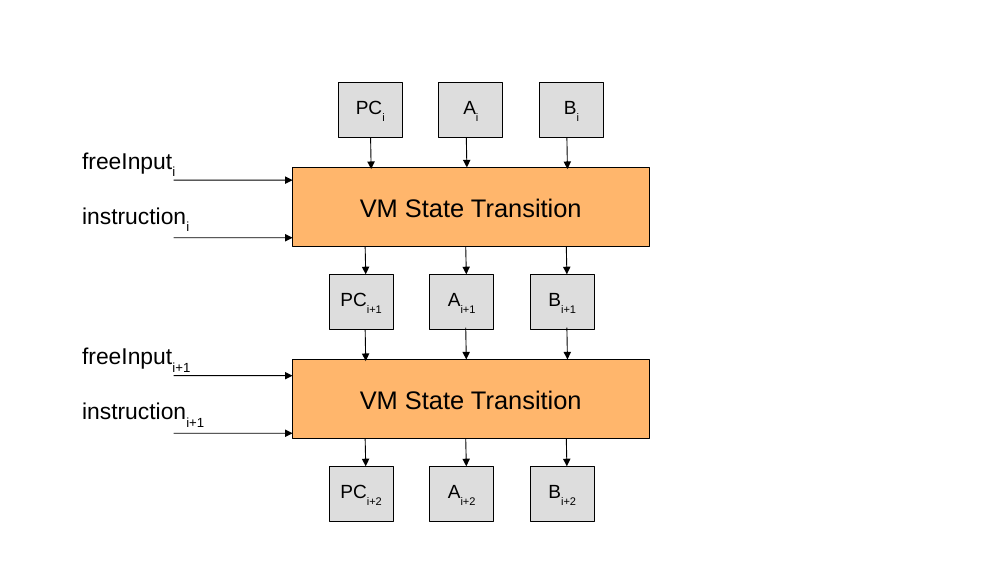
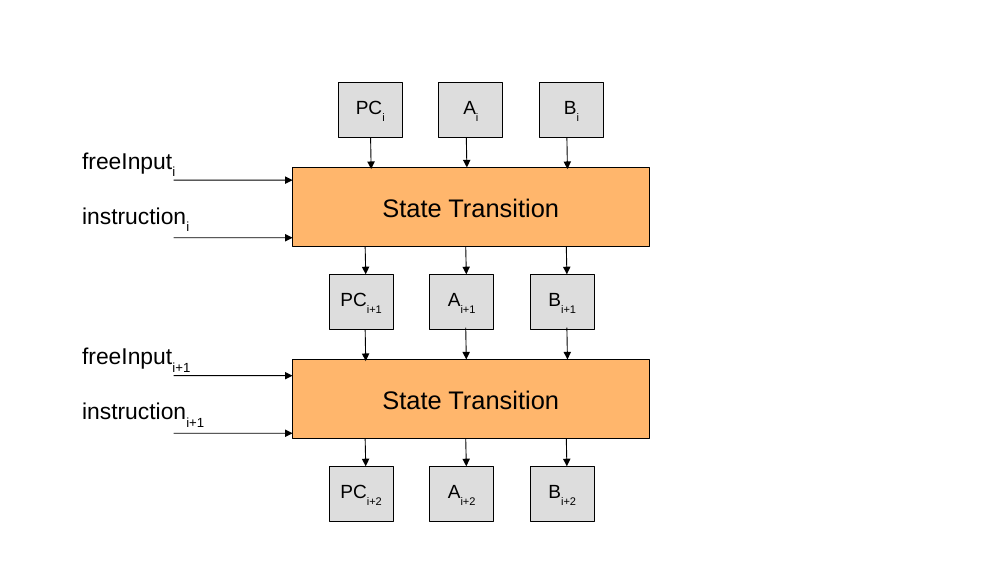
Before and after one commit to vanshwassan/zkevm-doc, a slide deck: slide 1 of slides/zkEVM/architecture/figures/main-state-machine-simplified-overview.odp. Drawn at 1008x567 pixels with LibreOffice and Linux fonts; fonts in the diff are those of the drawing. Boxes give left, top, right and bottom in pixels: in the first picture for what was removed or moved away, otherwise in the second. Text is boxed around its words. In the diff, an @@ line names an element or a change of style, - is before the commit and + after.

Commit message:
Simple state machine done

```diff
--- a/slides/zkEVM/architecture/figures/main-state-machine-simplified-overview.odp
+++ b/slides/zkEVM/architecture/figures/main-state-machine-simplified-overview.odp
@@ text in rectangle at (382, 198, 559, 218): text changed @@
-VM State Transition
+State Transition
@@ text in rectangle at (382, 390, 559, 410): text changed @@
-VM State Transition
+State Transition
```
Also in this commit, not shown: 4 other files.
